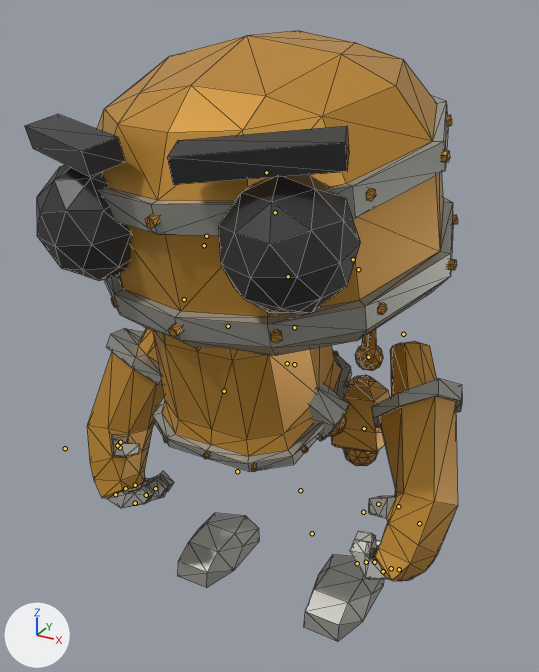
The glTF model AnimatedRobot.gltf: old version first, new version second.
Rendered twice from a 50 mm camera at (2.48, -4.91, 4.02) aimed at (0.02, -0.44, 1.78). Every picture has the same lights, and +X, +Y and +Z are marked at lower left. Both versions are drawn at frame 8 of the action 'RobotArmature|Robot_Dance'; the numbers are the values there. The bones that bend it are drawn over the model as lines. Mesh edges are drawn as thin lines.

The first picture shows 'Foot.L', 'Foot.R', 'Hand.L', 'Hand.R', 'Head', 'Leg.L', 'LowerLeg.L', 'Torso'.
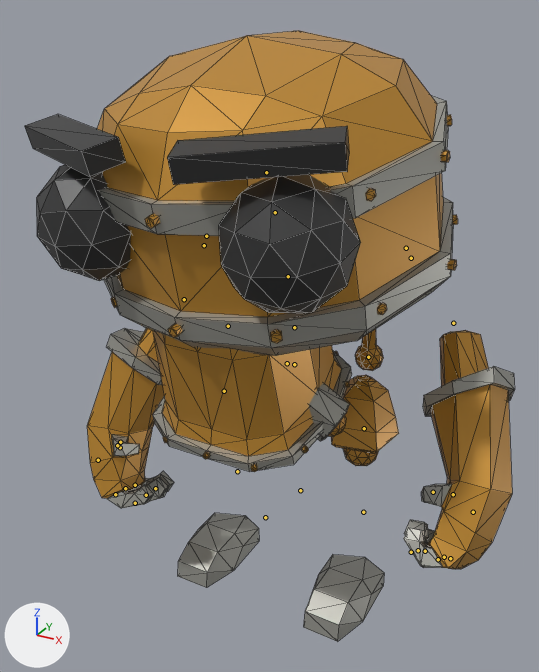
Where the change shows, as pixel boxes (x1, y1, x2, y2) in the pictures (539 x 672 px):
'Hand.L', posed: before (350, 341, 462, 581); after (404, 330, 515, 569)
bone 'Shoulder.L', root to tip: before (353, 259) to (353, 260); after (406, 248) to (406, 248)

Edits to the bpy script that builds the scene:
```text
Change bone_shoulder_l:
    where bone_shoulder_l = bpy.data.objects['RobotArmature'].pose.bones['Shoulder.L']  # child of 'Torso'
    bone_shoulder_l.location: (0.0, 0.0, 0.0) -> (-0.0003, 0.0031, -0.0022)
```
